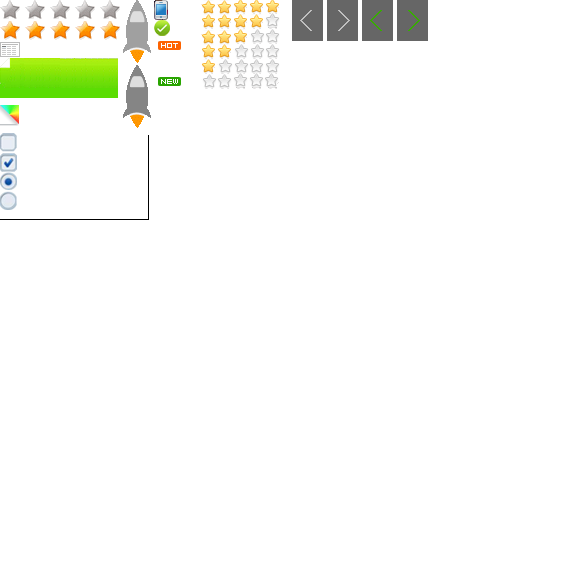
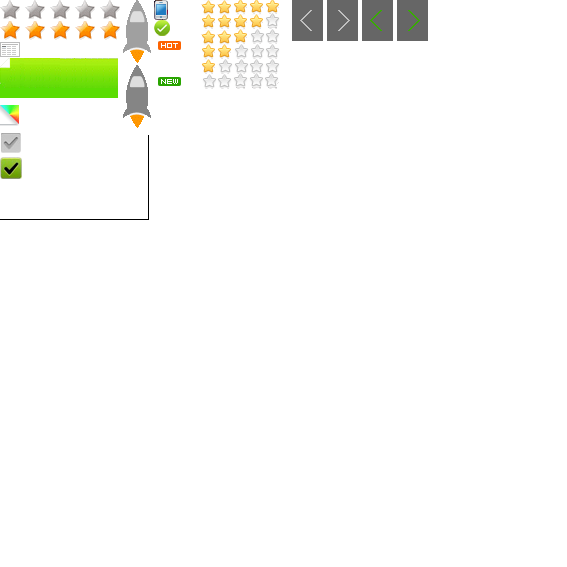
Comparing the layer stacks of the two w=567, h=567 images. Changes:
painted on "checkbox2" over [0, 133, 22, 210]
